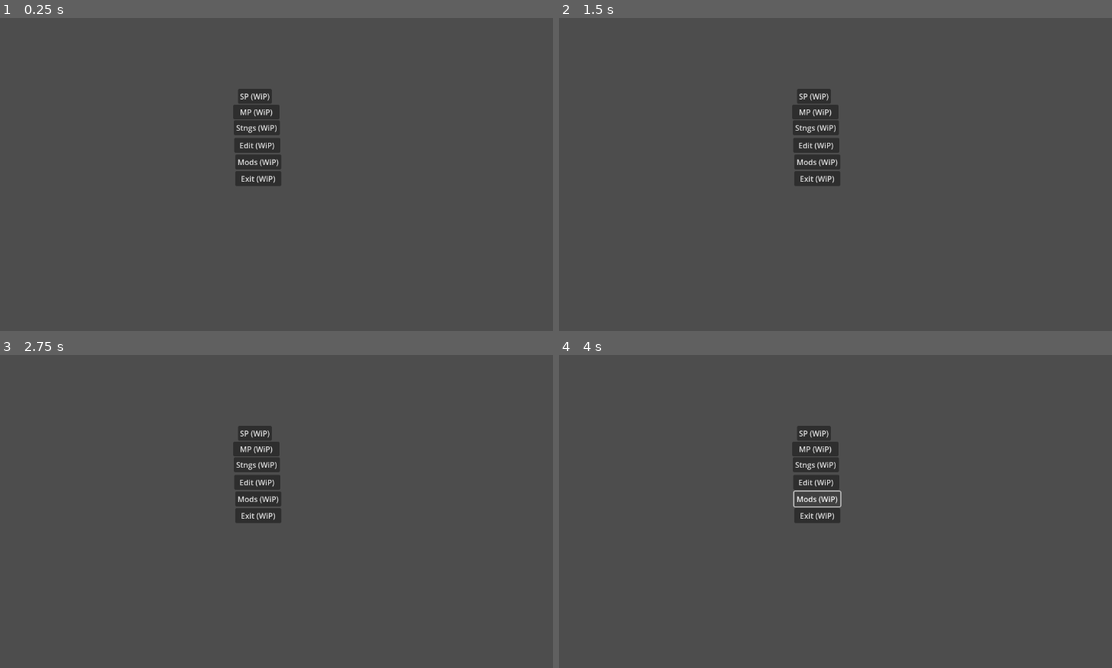
Above: before the commit, frames 1-4 (two rows, left to right).
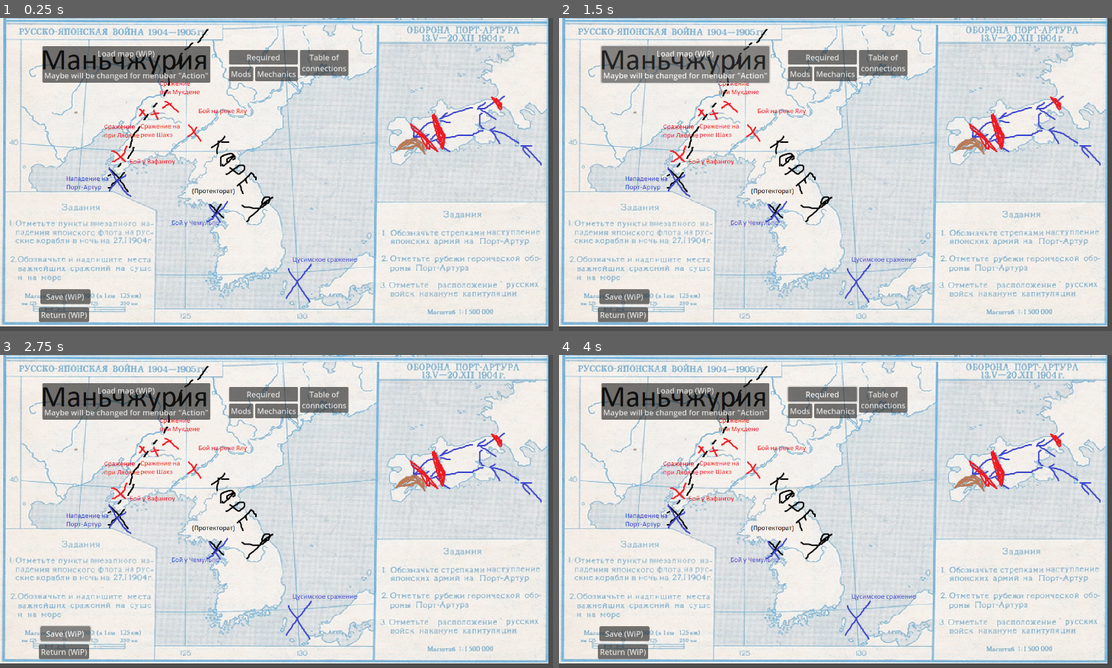
Above: after the commit, the same moments.

Repository: FelPrim/Spiel
Game: Godot game, scene res://interface/Map Editor/map_editor.tscn
The game is run twice, just before and just after one commit, with the same random seed, the same clock (stepped at 60 frames per second) and the same inputs. Before the commit the project starts from res://interface/main/main_scene.tscn.
Inputs (mouse positions are in pixels of both pictures, inside the frame that each line leads up to):
- Up to frame 1 (0.25 s): no input
- Up to frame 2 (1.5 s): click (625, 315) at 0.5 s, where only the run after the commit has a clickable "Return (WiP)"; click (686, 64) at 1.25 s, where only the run after the commit has a clickable "Load map (WiP) Maybe will be …"
- Up to frame 3 (2.75 s): click (66, 633) at 2 s, where only the run after the commit has a clickable "Save (WiP)"
- Up to frame 4 (4 s): click (824, 395) at 2.75 s, where only the run after the commit has a clickable "Required"; click (818, 498) at 3.5 s, where only the run before the commit has a clickable "Mods (WiP)"

The runs differ from the first frame. In frame 1, 97% of the frame differs, in the area x 0-100%, y 0-99%; in frame 2, 97%; in frame 3, 97%; in frame 4, 97%.

Commit message:
Working on map

Diff:
--- /dev/null
+++ b/interface/Map Editor/map/Map.tscn
@@ -0,0 +1,3 @@
+[gd_scene format=3 uid="uid://cd4kql2xgha7a"]
+
+[node name="Map" type="Node2D"]
--- a/interface/Map Editor/map/map.tres
+++ /dev/null
@@ -1,3 +0,0 @@
-[gd_resource type="Resource" format=3 uid="uid://3itjqsmqvbbg"]
-
-[resource]
--- /dev/null
+++ b/interface/Map Editor/map/map_info.gd
@@ -0,0 +1,11 @@
+extends Resource
+
+class_name MapInfo
+# Currently is stage 1, so this map will be predertermined object, not well thought basic class
+
+# I will create a lot of unneccessary entities, and then remove some of them (I hope)
+class Picture:
+	extends Image
+
+@export var picture: Image = Image.load_from_file("res://pictures/map/pic.png")
+#var gameinfo
--- a/interface/Map Editor/map_editor.gd
+++ b/interface/Map Editor/map_editor.gd
@@ -1,16 +1,63 @@
 extends Node2D
 
-#region Description
+#region TLDR
 # Map Editor is editor that can create (Not Implemented) and load (Not Implemented) maps.
 # Also it inherits all functionality of Save Editor
+
+# Make UI so that user can choose between
+# "Buttonish" table of map info and
+# not interactive one
+# (if list of mods,mechanics and connections
+# isn't huge, second should be standard)
+#
 #endregion
 
-# Called when the node enters the scene tree for the first time.
+
+@onready var map: MapInfo = MapInfo.new()
+@onready var sprite_2d: Sprite2D = $Sprite2D
+@onready var camera_2d: Camera2D = $Camera2D
+
+var dragging = false
+var cur_zoom: float = 1
+var previous_coords: Vector2
+var current_coords: Vector2
+var time: int
+
 func _ready():
+	OS.low_processor_usage_mode = false
+	print(OS.low_processor_usage_mode)
+	sprite_2d.z_index = -1
+	sprite_2d.centered = false
+	print("Map editor is  ready")
+	sprite_2d.texture = ImageTexture.create_from_image(map.picture)
 
-	pass # Replace with function body.
+func _process(delta: float):
+	time += 1
+	if dragging:
+		current_coords = get_global_mouse_position()
+		if previous_coords.distance_to(current_coords)>9:
+			#print(previous_coords, current_coords)
+			sprite_2d.position +=  current_coords - previous_coords
+			previous_coords = current_coords
 
 
-# Called every frame. 'delta' is the elapsed time since the previous frame.
-func _process(delta):
-	pass
+
+
+func _unhandled_input(event):
+	if event.is_action_pressed("zoom_in"):
+		# Inside a given class, we need to either write `self._zoom_level = ...` or explicitly
+		# call the setter function to use it.
+		camera_zoom(1.1)
+	if event.is_action_pressed("zoom_out"):
+		camera_zoom(0.9)
+	if event.is_action_pressed("hold"):
+		previous_coords = get_global_mouse_position()
+		dragging = true
+	if event.is_action_released("hold"):
+		dragging = false
+
+
+
+func camera_zoom(delta: float):
+	cur_zoom *= delta
+	camera_2d.zoom = Vector2(cur_zoom, cur_zoom)
--- a/interface/Map Editor/map_editor.tscn
+++ b/interface/Map Editor/map_editor.tscn
@@ -5,14 +5,21 @@
 [node name="MapEditor" type="Node2D"]
 script = ExtResource("1_c7uac")
 
-[node name="Return" type="Button" parent="."]
+[node name="Sprite2D" type="Sprite2D" parent="."]
+
+[node name="Camera2D" type="Camera2D" parent="."]
+anchor_mode = 0
+
+[node name="UI" type="CanvasLayer" parent="."]
+
+[node name="Return" type="Button" parent="UI"]
 offset_left = 82.0
 offset_top = 608.0
 offset_right = 187.0
 offset_bottom = 639.0
 text = "Return (WiP)"
 
-[node name="Load" type="Button" parent="."]
+[node name="Load" type="Button" parent="UI"]
 offset_left = 89.0
 offset_top = 59.0
 offset_right = 442.0
@@ -21,14 +28,14 @@
 
 Maybe will be changed for menubar \"Action\""
 
-[node name="Save" type="Button" parent="."]
+[node name="Save" type="Button" parent="UI"]
 offset_left = 85.0
 offset_top = 570.0
 offset_right = 190.0
 offset_bottom = 601.0
 text = "Save (WiP)"
 
-[node name="MapInfo (WiP)" type="Control" parent="."]
+[node name="MapInfo (WiP)" type="Control" parent="UI"]
 layout_mode = 3
 anchors_preset = 0
 offset_left = 481.0
@@ -36,52 +43,39 @@
 offset_right = 521.0
 offset_bottom = 107.0
 
-[node name="HBoxContainer" type="HBoxContainer" parent="MapInfo (WiP)"]
+[node name="HBoxContainer" type="HBoxContainer" parent="UI/MapInfo (WiP)"]
 layout_mode = 0
 offset_right = 40.0
 offset_bottom = 40.0
 
-[node name="Required" type="VBoxContainer" parent="MapInfo (WiP)/HBoxContainer"]
+[node name="Required" type="VBoxContainer" parent="UI/MapInfo (WiP)/HBoxContainer"]
 layout_mode = 2
 
-[node name="Button" type="Button" parent="MapInfo (WiP)/HBoxContainer/Required"]
+[node name="Button" type="Button" parent="UI/MapInfo (WiP)/HBoxContainer/Required"]
 layout_mode = 2
 text = "Required"
 
-[node name="HBoxContainer" type="HBoxContainer" parent="MapInfo (WiP)/HBoxContainer/Required"]
+[node name="HBoxContainer" type="HBoxContainer" parent="UI/MapInfo (WiP)/HBoxContainer/Required"]
 layout_mode = 2
 
-[node name="Mods" type="VBoxContainer" parent="MapInfo (WiP)/HBoxContainer/Required/HBoxContainer"]
+[node name="Mods" type="VBoxContainer" parent="UI/MapInfo (WiP)/HBoxContainer/Required/HBoxContainer"]
 layout_mode = 2
 
-[node name="Button" type="Button" parent="MapInfo (WiP)/HBoxContainer/Required/HBoxContainer/Mods"]
+[node name="Button" type="Button" parent="UI/MapInfo (WiP)/HBoxContainer/Required/HBoxContainer/Mods"]
 layout_mode = 2
 text = "Mods"
 
-[node name="Mechanics" type="VBoxContainer" parent="MapInfo (WiP)/HBoxContainer/Required/HBoxContainer"]
+[node name="Mechanics" type="VBoxContainer" parent="UI/MapInfo (WiP)/HBoxContainer/Required/HBoxContainer"]
 layout_mode = 2
 
-[node name="Button" type="Button" parent="MapInfo (WiP)/HBoxContainer/Required/HBoxContainer/Mechanics"]
+[node name="Button" type="Button" parent="UI/MapInfo (WiP)/HBoxContainer/Required/HBoxContainer/Mechanics"]
 layout_mode = 2
 text = "Mechanics"
 
-[node name="Connections" type="VBoxContainer" parent="MapInfo (WiP)/HBoxContainer"]
+[node name="Connections" type="VBoxContainer" parent="UI/MapInfo (WiP)/HBoxContainer"]
 layout_mode = 2
 
-[node name="Button" type="Button" parent="MapInfo (WiP)/HBoxContainer/Connections"]
+[node name="Button" type="Button" parent="UI/MapInfo (WiP)/HBoxContainer/Connections"]
 layout_mode = 2
 text = "Table of
 connections"
-
-[node name="Will be deleted" type="Label" parent="."]
-offset_left = 812.0
-offset_top = 66.0
-offset_right = 1112.0
-offset_bottom = 115.0
-text = "Make UI so that user can choose between
-\"Buttonish\" table of map info and
-not interactive one
-(if list of mods,mechanics and connections
- isn't huge, second should be standard)"
-
-[node name="The Map" type="Node" parent="."]
--- a/project.godot
+++ b/project.godot
@@ -13,7 +13,7 @@
 config/name="Spiel"
 config/description="Definitely will be added later (0_o)"
 config/version="0.0.0.0"
-run/main_scene="res://interface/main/main_scene.tscn"
+run/main_scene="res://interface/Map Editor/map_editor.tscn"
 config/use_custom_user_dir=true
 config/features=PackedStringArray("4.2", "Forward Plus")
 run/low_processor_mode=true
@@ -29,3 +29,25 @@
 
 import/blender/enabled=false
 import/fbx/enabled=false
+
+[input]
+
+zoom_in={
+"deadzone": 0.5,
+"events": [Object(InputEventMouseButton,"resource_local_to_scene":false,"resource_name":"","device":-1,"window_id":0,"alt_pressed":false,"shift_pressed":false,"ctrl_pressed":false,"meta_pressed":false,"button_mask":0,"position":Vector2(0, 0),"global_position":Vector2(0, 0),"factor":1.0,"button_index":4,"canceled":false,"pressed":false,"double_click":false,"script":null)
+]
+}
+zoom_out={
+"deadzone": 0.5,
+"events": [Object(InputEventMouseButton,"resource_local_to_scene":false,"resource_name":"","device":-1,"window_id":0,"alt_pressed":false,"shift_pressed":false,"ctrl_pressed":false,"meta_pressed":false,"button_mask":0,"position":Vector2(0, 0),"global_position":Vector2(0, 0),"factor":1.0,"button_index":5,"canceled":false,"pressed":false,"double_click":false,"script":null)
+]
+}
+hold={
+"deadzone": 0.5,
+"events": [Object(InputEventMouseButton,"resource_local_to_scene":false,"resource_name":"","device":-1,"window_id":0,"alt_pressed":false,"shift_pressed":false,"ctrl_pressed":false,"meta_pressed":false,"button_mask":0,"position":Vector2(0, 0),"global_position":Vector2(0, 0),"factor":1.0,"button_index":1,"canceled":false,"pressed":false,"double_click":false,"script":null)
+]
+}
+
+[physics]
+
+common/enable_object_picking=false
Binary file removed: pictures/lol-funny.gif
Binary file added: pictures/map/pic.png
Not shown, added: pictures/map/pic.png.import
